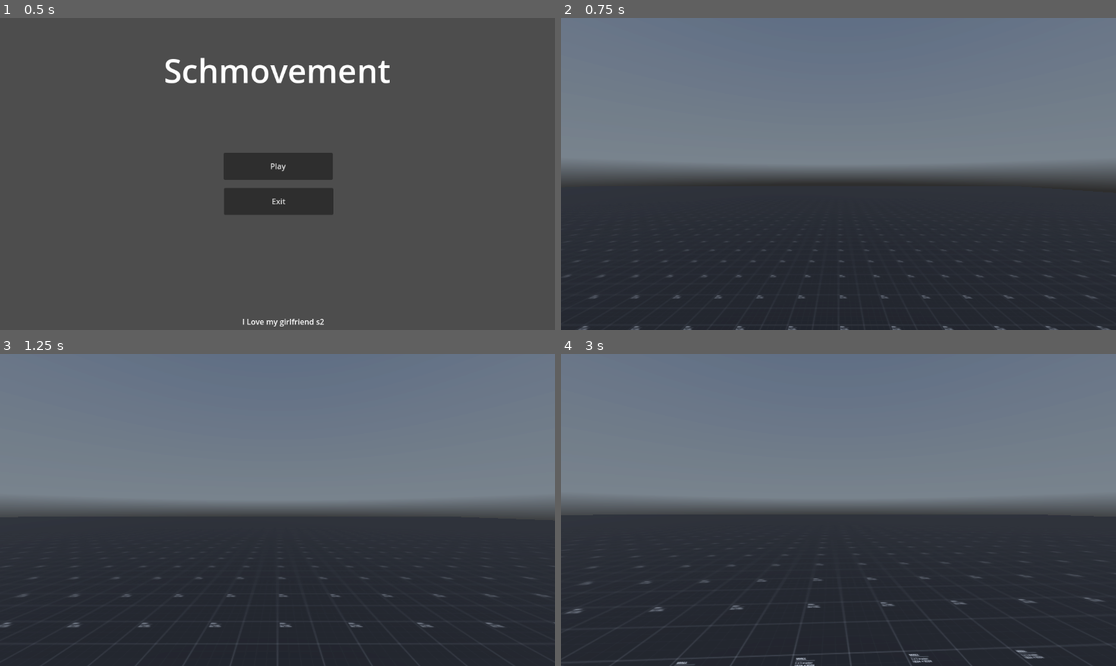
Above: before the commit, frames 1-4 (two rows, left to right).
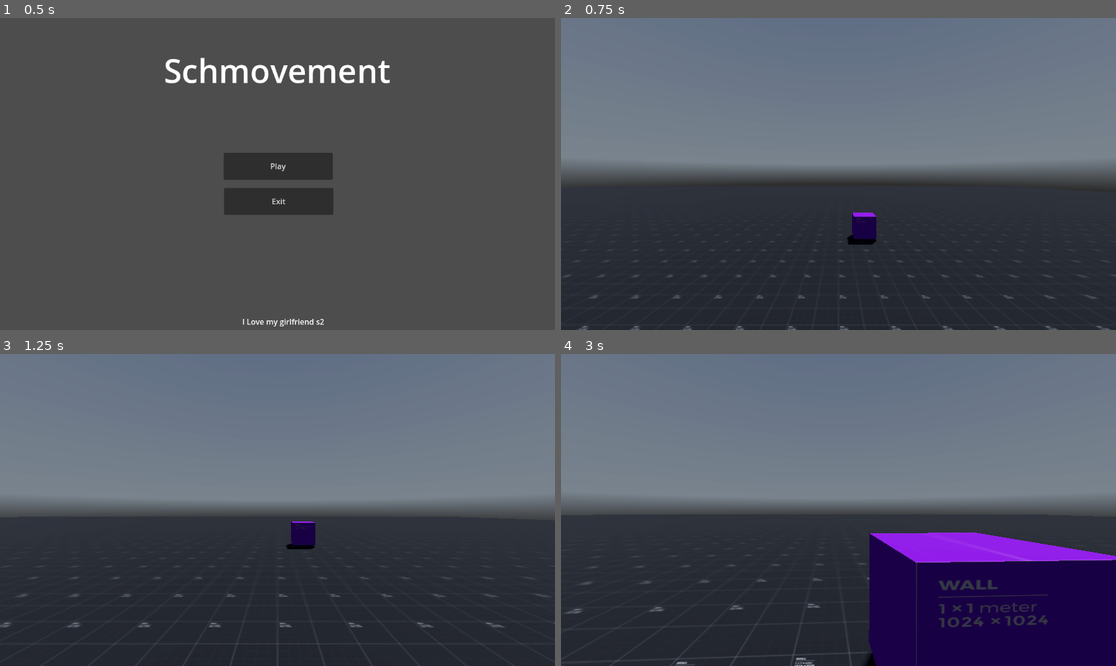
Above: after the commit, the same moments.

Repository: BreadDemon/Schmovement
Game: Godot game, scene res://nodes/game_menu.tscn
The game is run twice, just before and just after one commit, with the same random seed, the same clock (stepped at 60 frames per second) and the same inputs. A sky picture missing from this copy of the repository is replaced by a grey-blue gradient.
Inputs (mouse positions are in pixels of both pictures, inside the frame that each line leads up to):
- Up to frame 1 (0.5 s): no input
- Up to frame 2 (0.75 s): click "Play" at 0.5 s
- Up to frame 3 (1.25 s): no input
- Up to frame 4 (3 s): move the mouse to (866, 510) at 1.27 s; hold Ctrl (Crouch) 1.28-2.03 s; hold W (forward) from 1.28 s (still down); tap Space (Jump) at 1.52, 2.27 s; move the mouse to (810, 510) at 2.02 s; tap Shift (Sprint) at 2.1 s; move the mouse to (849, 503) at 2.77 s; hold Ctrl (Crouch) from 2.78 s (still down)

Frame 1 is identical in both runs. In frame 2, 0.5% of the frame differs, in the area x 51-57%, y 62-73%; in frame 3, 0.4%; in frame 4, 17%, in the area x 54-100%, y 57-100%.

Commit message:
added simple teleporter collision

Diff:
--- a/src/nodes/CharacterController.tscn
+++ b/src/nodes/CharacterController.tscn
@@ -30,3 +30,10 @@
 target_position = Vector3(0, 2, 0)
 
 [node name="PauseMenu" parent="." instance=ExtResource("2_aatc2")]
+
+[node name="RayCast3D_teleporter" type="RayCast3D" parent="."]
+transform = Transform3D(1, 0, 0, 0, 1, 0, 0, 0, 1, 0, -2, 0)
+target_position = Vector3(0, 2, 0)
+collision_mask = 2
+collide_with_areas = true
+collide_with_bodies = false
--- a/src/nodes/playgroung.tscn
+++ b/src/nodes/playgroung.tscn
@@ -1,10 +1,11 @@
-[gd_scene load_steps=14 format=3 uid="uid://d5vvfyaajm6"]
+[gd_scene load_steps=15 format=3 uid="uid://d5vvfyaajm6"]
 
 [ext_resource type="Texture2D" uid="uid://c7ax5ssske6bn" path="res://assets/HDRI/kloppenheim_06_puresky_8k.hdr" id="1_2cqwi"]
 [ext_resource type="Texture2D" uid="uid://xhpf67anjb8h" path="res://assets/PrototypeTexture/PNG/Dark/texture_13.png" id="1_40wpw"]
 [ext_resource type="PackedScene" uid="uid://deoawyiq5adrh" path="res://nodes/escada.tscn" id="2_ymuml"]
 [ext_resource type="Texture2D" uid="uid://bsrl8ky78o5ou" path="res://assets/PrototypeTexture/PNG/Red/texture_01.png" id="3_1bn56"]
 [ext_resource type="PackedScene" uid="uid://dem1v18u02ngc" path="res://nodes/CharacterController.tscn" id="4_su4wl"]
+[ext_resource type="PackedScene" uid="uid://po75jr6axkjl" path="res://nodes/teleporter.tscn" id="6_bb32d"]
 
 [sub_resource type="PanoramaSkyMaterial" id="PanoramaSkyMaterial_54ayb"]
 panorama = ExtResource("1_2cqwi")
@@ -161,3 +162,6 @@
 
 [node name="CharacterBody3D" parent="." instance=ExtResource("4_su4wl")]
 transform = Transform3D(1, 0, 0, 0, 1, 0, 0, 0, 1, 0, 3.03225, 0)
+
+[node name="Teleporter" parent="." instance=ExtResource("6_bb32d")]
+transform = Transform3D(1, 0, 0, 0, 1, 0, 0, 0, 1, 1.1837, 1.08051, -9.51712)
--- /dev/null
+++ b/src/nodes/teleporter.tscn
@@ -0,0 +1,25 @@
+[gd_scene load_steps=6 format=3 uid="uid://po75jr6axkjl"]
+
+[ext_resource type="Script" path="res://scripts/teleporter.gd" id="1_npgjq"]
+[ext_resource type="Texture2D" uid="uid://lyntfo2h4m1i" path="res://assets/PrototypeTexture/PNG/Purple/texture_01.png" id="1_q4gdi"]
+
+[sub_resource type="StandardMaterial3D" id="StandardMaterial3D_a8ds0"]
+albedo_texture = ExtResource("1_q4gdi")
+
+[sub_resource type="BoxMesh" id="BoxMesh_emqp4"]
+material = SubResource("StandardMaterial3D_a8ds0")
+
+[sub_resource type="BoxShape3D" id="BoxShape3D_itxb7"]
+
+[node name="Teleporter" type="Node3D"]
+script = ExtResource("1_npgjq")
+
+[node name="MeshInstance3D" type="MeshInstance3D" parent="."]
+mesh = SubResource("BoxMesh_emqp4")
+
+[node name="Area3D" type="Area3D" parent="."]
+collision_layer = 2
+collision_mask = 2
+
+[node name="CollisionShape3D" type="CollisionShape3D" parent="Area3D"]
+shape = SubResource("BoxShape3D_itxb7")
--- a/src/scripts/player.gd
+++ b/src/scripts/player.gd
@@ -7,6 +7,7 @@
 @onready var standing = $Standing
 @onready var crouching = $Crouching
 @onready var ray_cast_3d = $RayCast3D
+@onready var ray_cast_teleporter = $RayCast3D_teleporter
 @onready var neck := $Neck
 @onready var camera := $Neck/Camera3D
 @onready var menu := $PauseMenu
@@ -78,6 +79,7 @@
 	handle_jump()
 	handle_sliding(delta)
 	handle_moving(delta)
+	handle_teleporter_collision()
 	move_and_slide()
 
 func set_standing():
@@ -155,3 +157,8 @@
 		velocity.y -= gravity * delta
 		velocity.x = lerp(velocity.x, direction.x * current_speed, delta * 2.0)
 		velocity.z = lerp(velocity.z, direction.z * current_speed, delta * 2.0)
+
+func handle_teleporter_collision():
+	if ray_cast_teleporter.is_colliding():
+		var target = ray_cast_teleporter.get_collider()
+		print("Colided!!!!!!")
--- /dev/null
+++ b/src/scripts/teleporter.gd
@@ -0,0 +1,3 @@
+extends Node3D
+
+@export var tp = Vector3(0, 0, 0)
Not shown, changed: src/assets/HDRI/kloppenheim_06_puresky_8k.hdr.import
